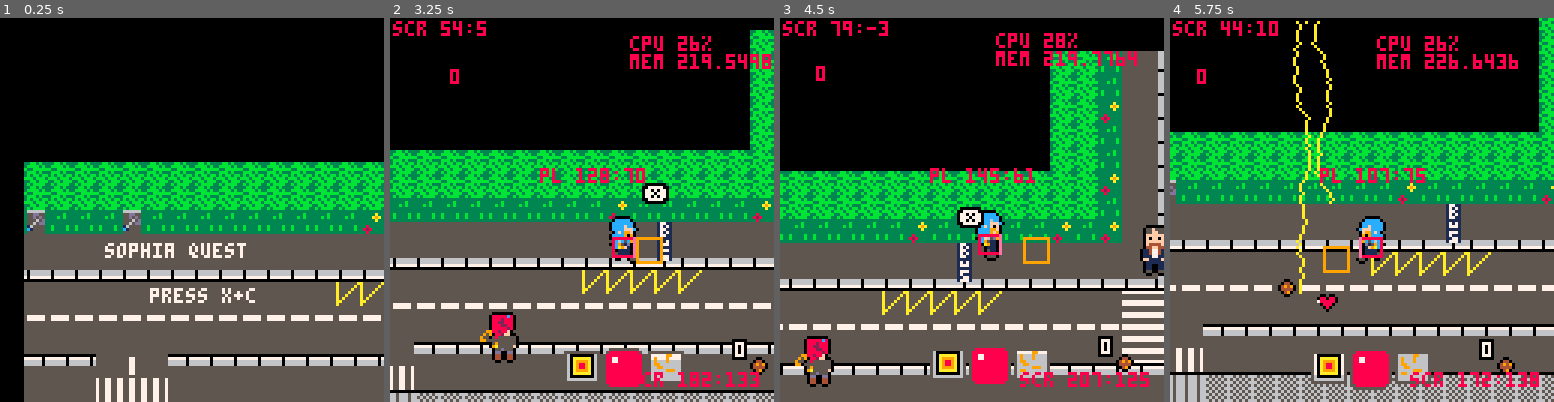
Above: before the commit, frames 1-4 (left to right).
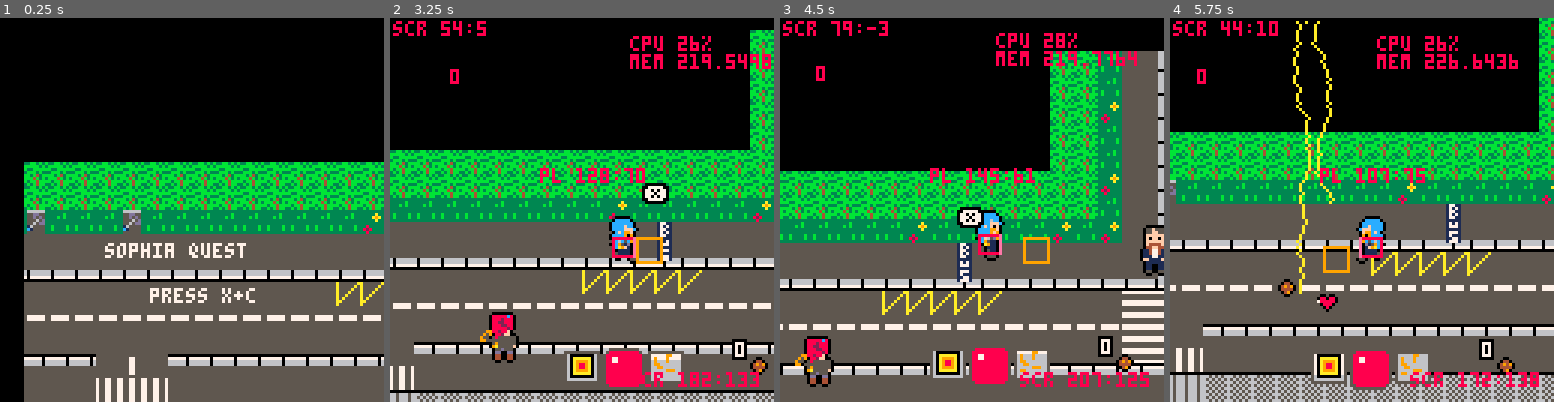
Above: after the commit, the same moments.

Repository: JasonHaenlin/pico-8-sophiaquest
Game: PICO-8 cartridge sophiaquest.p8
The game is run twice, just before and just after one commit, with the same random seed, the same clock (stepped at 60 frames per second) and the same inputs.
Inputs:
- Up to frame 1 (0.25 s): no input
- Up to frame 2 (3.25 s): tap O (Z key) at 0.33, 0.7, 1.43, 2.22, 3.1 s; tap X (X key) at 1.07, 2.07, 2.4, 2.73, 3.07 s; hold Left 1.97-2.37 s; hold Down 2.42-2.82 s; hold Right from 2.87 s (still down)
- Up to frame 3 (4.5 s): tap X (X key) every 0.33 s from 3.4 to 4.4 s; release Right at 3.53 s; hold Up 3.58-4.08 s; tap O (Z key) at 3.98 s; hold Right from 4.13 s (still down)
- Up to frame 4 (5.75 s): release Right at 4.53 s; hold Down 4.58-5.08 s; tap X (X key) every 0.33 s from 4.73 to 5.73 s; tap O (Z key) at 4.87 s; hold Left from 5.13 s (still down)

The runs differ from the first frame. In frame 1, 1.6% of the frame differs, in the area x 6-100%, y 37-50%; in frame 2, 1.9%, in the area x 0-100%, y 3-47%; in frame 3, 1.9%; in frame 4, 1.9%.

Commit message:
Fixed collisions.

Diff:
--- a/sophiaquest.p8
+++ b/sophiaquest.p8
@@ -381,30 +381,30 @@
 end
 
 function make_all_tp()
-  make_tp(281, 41, 44, 15, 10, 5, trig_dist_hud,"⬆️") -- capgemo
-  make_tp(321, 41, 44, 15, 10, 5, trig_dist_hud,"⬆️") -- capgemo
-  make_tp(546, 177, 44, 15, 10, 6, trig_dist_hud,"⬆️")
-  make_tp(569, 177, 44, 15, 10, 6, trig_dist_hud,"⬆️")
-  make_tp(689, 40, 44, 15, 10, 7, trig_dist_hud,"⬆️")
-  make_tp(729, 40, 44, 15, 10, 7, trig_dist_hud,"⬆️")
-  make_tp(250, 225, 44, 15, 10, 8, trig_dist_hud,"⬆️") -- sbe
-  make_tp(105, 224, 44, 15, 10, 9, trig_dist_hud,"⬆️") -- sbo
-  make_tp(136, 224, 44, 15, 10, 9, trig_dist_hud,"⬆️") -- sbo
-  make_tp(425, 56, 44, 15, 10, 11, trig_dist_hud,"⬆️")
-  make_tp(504, 56, 44, 15, 10, 11, trig_dist_hud,"⬆️")
-  make_tp(465, 56, 44, 15, 10, 11, trig_dist_hud,"⬆️")
-  make_tp(33, 192, 44, 15, 10, 10, trig_dist_hud,"⬆️") -- ru
-  make_tp(257, 504, 44, 15, 10, 12, trig_dist_hud,"⬇️")
-  make_tp(713, 239, 44, 15, 10, 13, trig_dist_hud,"⬇️")
-  make_tp(720, 504, 44, 15, 10, 14, trig_dist_hud,"⬇️")
-  make_tp(129, 479, 44, 15, 10, 15, trig_dist_hud,"⬇️")
-  make_tp(43, 496, 44, 15, 10, 16, trig_dist_hud,"⬇️")
-  make_tp(441, 504, 44, 15, 10, 17, trig_dist_hud,"⬇️")
-  make_tp(864, 192, 44, 15, 10, 18, trig_dist_hud,"⬇️")
-
-  make_tp(138, 71, 44, 5, 5, 1, trig_btn_hud,"❎")
-  make_tp(538, 79, 44, 5, 5, 2, trig_btn_hud,"❎")
-  make_tp(785, 55, 44, 5, 5, 3, trig_btn_hud,"❎")
+  make_tp(281, 41, 46, 15, 10, 5, trig_dist_hud,"⬆️") -- capgemo
+  make_tp(321, 41, 46, 15, 10, 5, trig_dist_hud,"⬆️") -- capgemo
+  make_tp(546, 177, 46, 15, 10, 6, trig_dist_hud,"⬆️")
+  make_tp(569, 177, 46, 15, 10, 6, trig_dist_hud,"⬆️")
+  make_tp(689, 40, 46, 15, 10, 7, trig_dist_hud,"⬆️")
+  make_tp(729, 40, 46, 15, 10, 7, trig_dist_hud,"⬆️")
+  make_tp(250, 225, 46, 15, 10, 8, trig_dist_hud,"⬆️") -- sbe
+  make_tp(105, 224, 46, 15, 10, 9, trig_dist_hud,"⬆️") -- sbo
+  make_tp(136, 224, 46, 15, 10, 9, trig_dist_hud,"⬆️") -- sbo
+  make_tp(425, 56, 46, 15, 10, 11, trig_dist_hud,"⬆️")
+  make_tp(504, 56, 46, 15, 10, 11, trig_dist_hud,"⬆️")
+  make_tp(465, 56, 46, 15, 10, 11, trig_dist_hud,"⬆️")
+  make_tp(33, 192, 46, 15, 10, 10, trig_dist_hud,"⬆️") -- ru
+  make_tp(257, 504, 46, 15, 10, 12, trig_dist_hud,"⬇️")
+  make_tp(713, 239, 46, 15, 10, 13, trig_dist_hud,"⬇️")
+  make_tp(720, 504, 46, 15, 10, 14, trig_dist_hud,"⬇️")
+  make_tp(129, 479, 46, 15, 10, 15, trig_dist_hud,"⬇️")
+  make_tp(43, 496, 46, 15, 10, 16, trig_dist_hud,"⬇️")
+  make_tp(441, 504, 46, 15, 10, 17, trig_dist_hud,"⬇️")
+  make_tp(864, 192, 46, 15, 10, 18, trig_dist_hud,"⬇️")
+
+  make_tp(138, 71, 46, 5, 5, 1, trig_btn_hud,"❎")
+  make_tp(538, 79, 46, 5, 5, 2, trig_btn_hud,"❎")
+  make_tp(785, 55, 46, 5, 5, 3, trig_btn_hud,"❎")
 end
 
 function make_npc(x, y, s)
@@ -1665,14 +1665,14 @@
 end
 
 __gfx__
-000000007777777733bb3b33517711550000000075577557a555555a000000000000000000000000000000000000000000000000000000000555555555555550
-00000000555555553bbbb3b3517171550dd7ddd075577557a55555a50066666666666666666666005066666666666666666666050d7dddd00000000000000000
+000000007777777733bb3b3b517711550000000075577557a555555a000000000000000000000000000000000000000000000000000000000555555555555550
+0000000055555555bbbbb3b3517171550dd7ddd075577557a55555a50066666666666666666666005066666666666666666666050d7dddd00000000000000000
 0070070055555555b33bbbbb517711550d7dddd075577557a5555a550600000000000000000000605066666666666666666666050dddddd00000000000000000
 00077000777777773bbb3b33517171550dddddd075577557a555a5550660666066606660666066605066666666666666666666050dddddd00555555555555550
-00077000777777773b3bb3bb517711550dddddd075577557a55a55550606060606060606060606605066666666666666666666050ddddd700555555555555550
-0070070055555555bbb3bbb3511111550dddd7d075577557a5a555550666606660666066606660605066666666666666666666050d7dddd00000000000000000
-000000005555555533bb3bbb517171550ddd7dd075577557aa55555506060606060606060606066050666666666666666666660507ddddd00000000000000000
-00000000777777773b3bbbb3517771550dddddd075577557a5555555066066606660666066606660506666666666666666666605000000000555555555555550
+0007700077777777bb3b43bb517711550dddddd075577557a55a55550606060606060606060606605066666666666666666666050ddddd700555555555555550
+0070070055555555bbb4b3b3511111550dddd7d075577557a5a555550666606660666066606660605066666666666666666666050d7dddd00000000000000000
+0000000055555555b3bb4bbb517171550ddd7dd075577557aa55555506060606060606060606066050666666666666666666660507ddddd00000000000000000
+00000000777777773b3b4bb3517771550dddddd075577557a5555555066066606660666066606660506666666666666666666605000000000555555555555550
 000000005555555555555555511111550d5555d0555555555557555506060606060606060606066050666666666666666666660500dd1666666666666661dd00
 665656565555555555555555517771550d7dddd0555775555557555506666066606660666066606050666666666666666666660550dd1666dddddddd6661dd05
 656565655555555555555555517111550dddddd0555775555557555506060606060606060606066050666666666666666666660550dd1666dddddddd6661dd05
@@ -1681,14 +1681,14 @@
 665656565555555555555555666066660ddd7dd0555775555557555506666066606660666066606050666666666666666666660550dd1666dddddddd6661dd05
 656565655555555555555555777077770dd7ddd0555775555557555506060606060606060606066050666666666666666666660550dd1666dddddddd6661dd05
 665656565555555555555555000000000d7dddd0555555555557555506606660666066606660666050666666666666666666660550dd1666dddddddd6661dd05
-65656565333333330000000033333bbbbbb3333377777777777755550606060606060606060606607000000670555506eeeeeeee50dd1666aaaaaaaa6661dd05
-6656565633333b33665666563333bb3bbbbbb33355555555555755550666606660666066606660607055550670555506eeeeeeee50dd1666aaaaaaaa6661dd05
-65656565333b3b3366566656333bb3bb3b3bbb3355555555555755550606060606060606060606607055550670555506eeeeeeee50dd1666aaaaaaaa6661dd05
-66565656333333336656665633bbbbbbb3bbbbb355555555555755550660666066606660666066607055550670555506eeeeeeee50dd1666aaaaaaaa6661dd05
-6565656533333333665666563bb333bbbbbbbbb355555555555755550606060606060606060606607055550670555506eeeeeeee50dd1666aaaaaaaa6661dd05
-665656563b3333b3665666563bbbb33bbbbbb3bb55555555555755550600000000000000000000607055550670555506eeeeeeee50dd1666aaaaaaaa6661dd05
-656565653b3333b366566656bb33bbbbbb333bbb55555555555755550066666666666666666666007055550670555506eeeeeeee50dd1666aaaaaaaa6661dd05
-0000000033333333665666563b3bb444bbbbbbb355555555555755550600000000000000000000606055550660000006eeeeeeee50dd1666aaaaaaaa6661dd05
+65656565333333330000000033333bbbbbb3333377777777777755550606060606060606060606607000000670555506eeeeeeee50dd1666eeeeeeee6661dd05
+6656565633333b33665666563333bb3bbbbbb33355555555555755550666606660666066606660607055550670555506eeeeeeee50dd1666eeeeeeee6661dd05
+65656565333b3b3366566656333bb3bb3b3bbb3355555555555755550606060606060606060606607055550670555506eeeeeeee50dd1666eeeeeeee6661dd05
+66565656333333336656665633bbbbbbb3bbbbb355555555555755550660666066606660666066607055550670555506eeeeeeee50dd1666eeeeeeee6661dd05
+6565656533333333665666563bb333bbbbbbbbb355555555555755550606060606060606060606607055550670555506eeeeeeee50dd1666eeeeeeee6661dd05
+665656563b3333b3665666563bbbb33bbbbbb3bb55555555555755550600000000000000000000607055550670555506eeeeeeee50dd1666eeeeeeee6661dd05
+656565653b3333b366566656bb33bbbbbb333bbb55555555555755550066666666666666666666007055550670555506eeeeeeee50dd1666eeeeeeee6661dd05
+0000000033333333665666563b3bb444bbbbbbb355555555555755550600000000000000000000606055550660000006eeeeeeee50dd1666eeeeeeee6661dd05
 55bbb5b533333333665666563bbbbb4bbbbbbbb35557777777777777000000000000000036666663eceeeeee77777776eeeeeeee000000004444444470555506
 5b3b3b5533333a336656665633b3b44bb44b3b3355575555555755550aaaaaa006666660355dd553ecceeeee77777776eeeeeeee2355dd450000000070555506
 5bb3b3b53333a9a3665666563b3bbb24b4bbb3b355575555555755550a9999a007667660355d5d53eccceeee77777776eeeeeeee235511454443141970555506
@@ -1794,7 +1794,7 @@
 00000000000000000000000000000000000000000000000000000000000000007676000000000000000000000000000000000000000000272700000000000000
 00000000000000000000000000000000000000000000007676760000767676001576767676767676767676767676767676767676767600157676766575767600
 __gff__
-800080008000008080808080808000008000000080000080808080808000000080008080800000808080000000000000800080808000000002a000000080800000000080808080808000000000000000008000808080008080000000000000000000000080808080800000000000000085850505000000808080808000000000
+800080808000008080808080808000008000008080000080808080808080808080008080800000808080000000800000800080808000000002a000000080800000000080808080808000000000000000008000808080008080000000000000000000008080808000800000000000000085850505000000008080808000808000
 0000008080800000000000000000000500000080808000000000000000000000000000808080000000000000000000000000008080800000000000000000000000000000000000000000000000000000000000000000000000000000000000000000000000000000000000000000000000000000000000000000000000000000
 __map__
 000000000000000000000000000000000000000000000000000000000000000000000000000000000000000000000000000000000000000000000000000000000000000000000000000000000000000000171818070808080808080808080918181900000000002525252525003e3e3e3e3e3e3e007979790079797b7b797979
